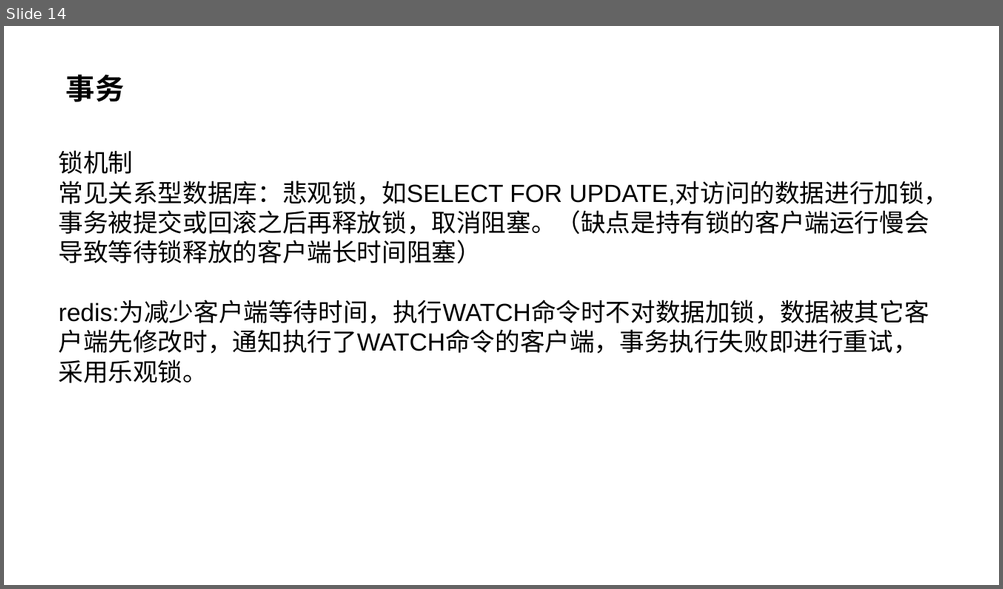
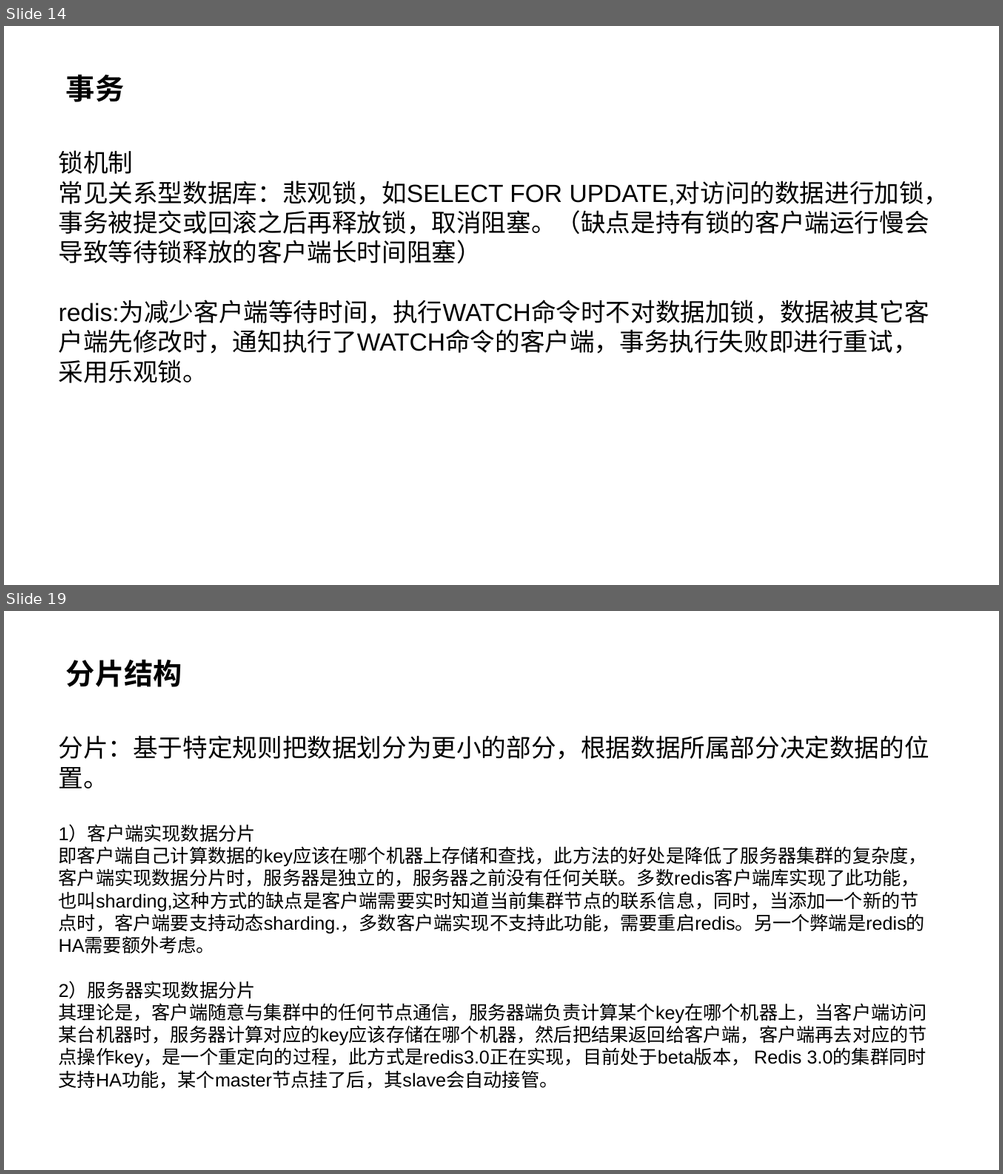
Before and after one commit to SoaringPhoenix/a-few-files, a slide deck: redis&memcached.pptx. Shown one above the other, each under a label of ours: slide 14 before the commit, slides 14 and 19 after it; the slides between them are not shown. The pictures are 1003x589 and 1003x1174 pixels, drawn with LibreOffice and Linux fonts; fonts in the diff are those of the drawing. Boxes give left, top, right and bottom in pixels: in the first picture for what was removed or moved away, otherwise in the second. Text is boxed around its words. In the diff, an @@ line names an element or a change of style, - is before the commit and + after.

Commit message:
初审粗略版本

```diff
--- a/redis&memcached.pptx
+++ b/redis&memcached.pptx
@@ slide 19 added at (4,611,999,1170), background #FFFFFF @@
@@ title added at (66,659,182,687), 28 pt, text #000000, bold @@
+分片结构
@@ text added at (59,735,929,1089), 18 pt, text #000000 @@
+分片：基于特定规则把数据划分为更小的部分，根据数据所属部分决定数据的位置。
+1）客户端实现数据分片
+即客户端自己计算数据的key应该在哪个机器上存储和查找，此方法的好处是降低了服务器集群的复杂度，客户端实现数据分片时，服务器是独立的，服务器之前没有任何关联。多数redis客户端库实现了此功能，也叫sharding,这种方式的缺点是客户端需要实时知道当前集群节点的联系信息，同时，当添加一个新的节点时，客户端要支持动态sharding.，多数客户端实现不支持此功能，需要重启redis。另一个弊端是redis的HA需要额外考虑。
+2）服务器实现数据分片
+其理论是，客户端随意与集群中的任何节点通信，服务器端负责计算某个key在哪个机器上，当客户端访问某台机器时，服务器计算对应的key应该存储在哪个机器，然后把结果返回给客户端，客户端再去对应的节点操作key，是一个重定向的过程，此方式是redis3.0正在实现，目前处于beta版本， Redis 3.0的集群同时支持HA功能，某个master节点挂了后，其slave会自动接管。
```
Also in this commit, not shown: 3 slides changed, 4 other slides added.
